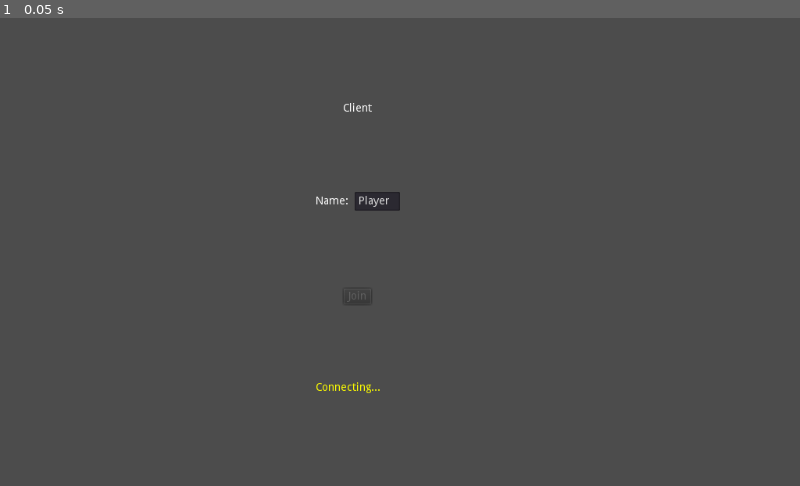
Above: before the commit, frame 1.
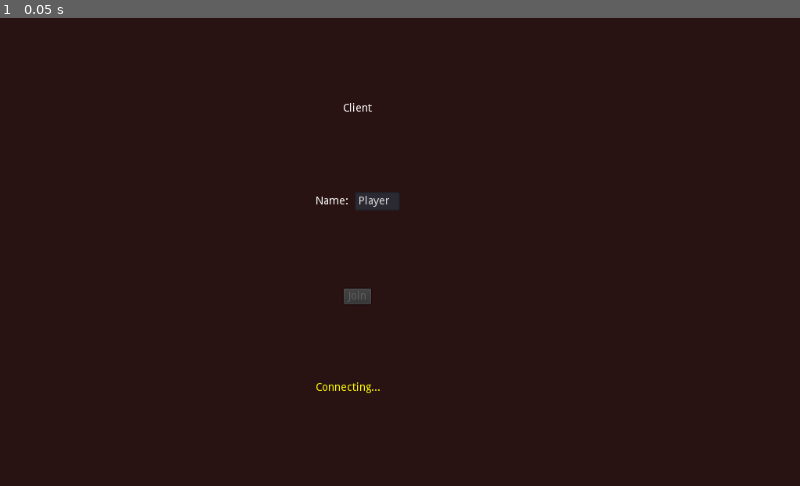
Above: after the commit, the same moment.

Repository: echeng8/tunnelwar
Game: Godot game, scene res://Main.tscn
The game is run twice, just before and just after one commit, with the same random seed, the same clock (stepped at 60 frames per second) and the same inputs.
Inputs:
- Up to frame 1 (0.05 s): no input

The runs differ from the first frame. In frame 1, 100% of the frame differs, in the area x 0-100%, y 0-100%.

Commit message:
changed background color on Client

Diff:
--- a/Client/project.godot
+++ b/Client/project.godot
@@ -61,4 +61,5 @@
 
 [rendering]
 
+environment/default_clear_color=Color( 0.164706, 0.0745098, 0.0745098, 1 )
 environment/default_environment="res://default_env.tres"
